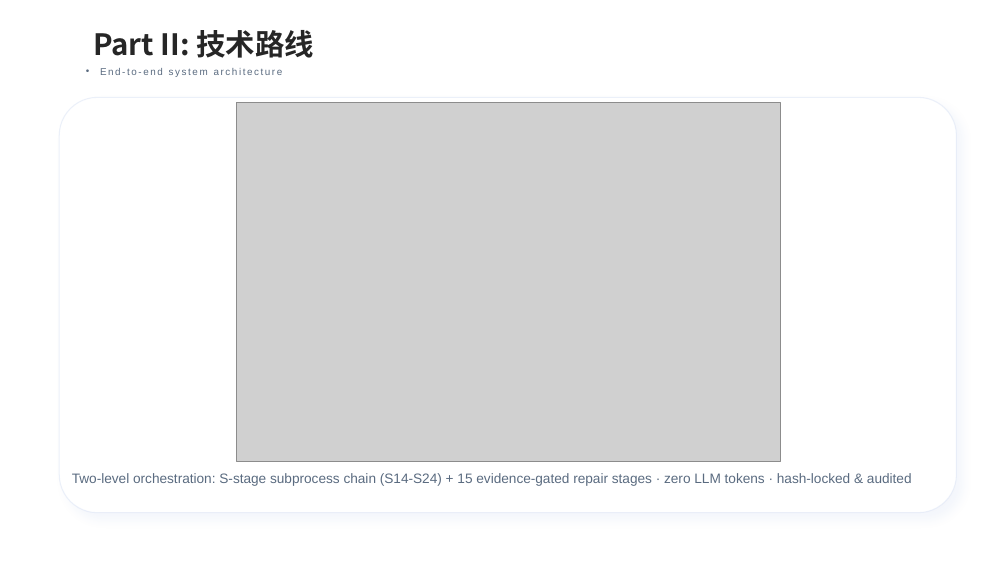
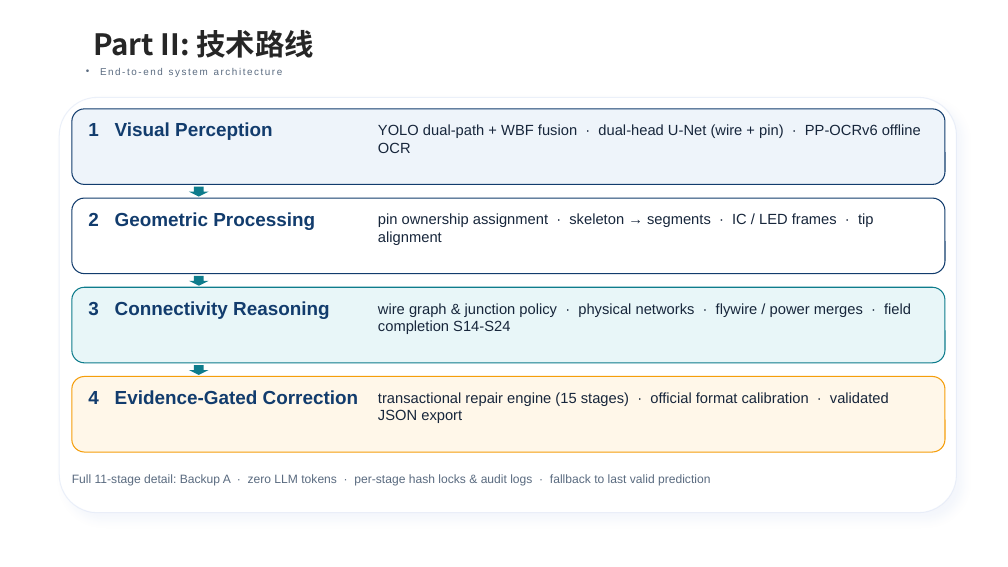
Before and after one commit to zc-cc1/pcb-schematic-parser, a slide deck: slide 4 of docs/eda_final_defense/slides/EDA精英挑战赛_决赛答辩_官方模板版.pptx. Drawn at 1008x567 pixels with LibreOffice and Linux fonts; fonts in the diff are those of the drawing; grey boxes stand for pictures; background and template pictures are left out. Boxes give left, top, right and bottom in pixels: in the first picture for what was removed or moved away, otherwise in the second. Text is boxed around its words. In the diff, an @@ line names an element or a change of style, - is before the commit and + after.

```diff
--- a/docs/eda_final_defense/slides/EDA精英挑战赛_决赛答辩_官方模板版.pptx
+++ b/docs/eda_final_defense/slides/EDA精英挑战赛_决赛答辩_官方模板版.pptx
@@ rounded rectangle added at (72, 109, 945, 185), fill #EEF4FA, outline #123C6D 1 pt @@
@@ picture removed at (237, 103, 780, 461) @@
@@ text added at (88, 122, 273, 140), 18 pt, text #123C6D, bold @@
+1 Visual Perception
@@ text added at (378, 124, 921, 153), 14 pt, text #17263B @@
+YOLO dual-path + WBF fusion · dual-head U-Net (wire + pin) · PP-OCRv6 offline OCR
@@ rounded rectangle added at (72, 198, 945, 274), fill #FFFFFF, outline #123C6D 1 pt @@
@@ down arrow added at (189, 187, 209, 197), fill #0E7C8C @@
@@ text added at (88, 212, 315, 230), 18 pt, text #123C6D, bold @@
+2 Geometric Processing
@@ text added at (378, 213, 874, 245), 14 pt, text #17263B @@
+pin ownership assignment · skeleton → segments · IC / LED frames · tip alignment
@@ rounded rectangle added at (72, 287, 945, 363), fill #E8F6F8, outline #0E7C8C 1 pt @@
@@ down arrow added at (189, 276, 209, 286), fill #0E7C8C @@
@@ text added at (88, 301, 330, 319), 18 pt, text #123C6D, bold @@
+3 Connectivity Reasoning
@@ text added at (378, 303, 911, 334), 14 pt, text #17263B @@
+wire graph & junction policy · physical networks · flywire / power merges · field completion S14-S24
@@ rounded rectangle added at (72, 377, 945, 452), fill #FFF7E9, outline #F59E0B 1 pt @@
@@ down arrow added at (189, 365, 209, 375), fill #0E7C8C @@
@@ text added at (88, 390, 358, 404), 18 pt, text #123C6D, bold @@
+4 Evidence-Gated Correction
@@ text added at (378, 392, 889, 423), 14 pt, text #17263B @@
+transactional repair engine (15 stages) · official format calibration · validated JSON export
@@ text at (72, 474, 710, 486): text changed; size 13 to 11.5 pt @@
-Two-level orchestration: S-stage subprocess chain (S14-S24) + 15 evidence-gated repair stages · zero LLM tokens · hash-locked & audited
+Full 11-stage detail: Backup A · zero LLM tokens · per-stage hash locks & audit logs · fallback to last valid prediction
```
Also in this commit, not shown: 15 other slides changed, 23 other files.
